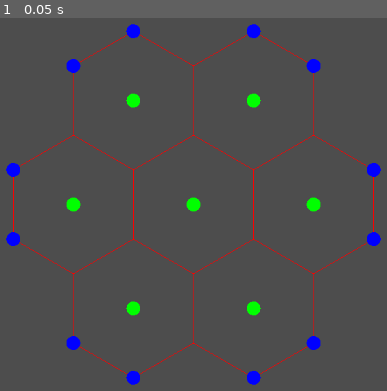
Above: before the commit, frame 1.
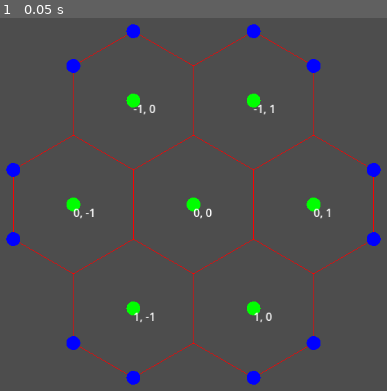
Above: after the commit, the same moment.

Repository: LeoBasov/hex-grid-godot
Game: Godot game, scene res://test/test.tscn
Two runs of this game, one before a commit and one after it. Both use one fixed random seed, a clock stepped at 60 frames per second and the inputs below.
Inputs:
- Up to frame 1 (0.05 s): no input

The runs differ from the first frame. In frame 1, 0.3% of the frame differs, in the area x 18-86%, y 23-82%.

Commit message:
fixed ordering bug

Diff:
--- a/grid/hex_cell.gd
+++ b/grid/hex_cell.gd
@@ -8,8 +8,8 @@
 	q = q_
 	r = r_
 
-	position.x += sqrt(3) * size * r + 0.5 * sqrt(3) * size * q
-	position.y -= (3.0/2.0) * size * q
+	position.x += sqrt(3) * size * q + 0.5 * sqrt(3) * size * r
+	position.y += (3.0/2.0) * size * r
 
 	vertices.resize(6)
 
@@ -17,6 +17,5 @@
 		vertices[i] = null
 
 func pointy_hex_corner(size, i):
-	var angle_deg = -60 * i - 30
-	var angle_rad = PI / 180 * angle_deg
-	return Vector2(position.x + size * cos(angle_rad), position.y + size * sin(angle_rad))
+	var angle_rad = PI/3 * i + PI/6
+	return Vector2(position.x + size * cos(angle_rad), position.y - size * sin(angle_rad))
--- a/grid/hex_grid.gd
+++ b/grid/hex_grid.gd
@@ -12,9 +12,8 @@
 			draw_line(child.pointy_hex_corner(size, i - 1), child.pointy_hex_corner(size, i), Color.RED)
 		draw_line(child.pointy_hex_corner(size, 5), child.pointy_hex_corner(size, 0), Color.RED)
 
-		for vertex in child.vertices:
-			if vertex:
-				draw_circle(vertex.position, 10.0, Color.BLUE)
+	for child in get_child(1).get_children():
+		draw_circle(child.position, 10.0, Color.BLUE)
 
 func build(n_circle_: int) -> void:
 	n_circle = n_circle_
@@ -24,6 +23,11 @@
 
 	create_cells()
 	create_vertices()
+
+	for child in get_child(0).get_children():
+		var lable = Label.new()
+		lable.text = str(child.r) + ", " + str(child.q)
+		child.add_child(lable)
 
 func create_cells() -> void:
 	add_child(Node2D.new())
@@ -53,13 +57,11 @@
 				var cell = get_cell(q, r)
 
 				for i in range(6):
-					var cell_n = get_neighbour(q, r, indx(i - 1))
-					var cell_np = get_neighbour(q, r, indx(i))
+					var cell_n = get_neighbour(q, r, indx(i))
+					var cell_np = get_neighbour(q, r, indx(i + 1))
 
-					if (cell_n == null) and (cell_np == null):
-						print(i)
-						var vertex = HexVertex.new()
-						vertex.position = cell.pointy_hex_corner(size, i)
+					if (cell_n == null) and (cell_np == null) and (cell.vertices[i] == null):
+						var vertex = HexVertex.new(cell.pointy_hex_corner(size, i))
 						cell.vertices[i] = vertex
 						get_child(1).add_child(vertex)
 						vertex.owner = self
--- a/grid/hex_vertex.gd
+++ b/grid/hex_vertex.gd
@@ -1,3 +1,6 @@
 class_name HexVertex extends Node2D
 
 var cells: Array = []
+
+func _init(pos: Vector2):
+	position = pos
